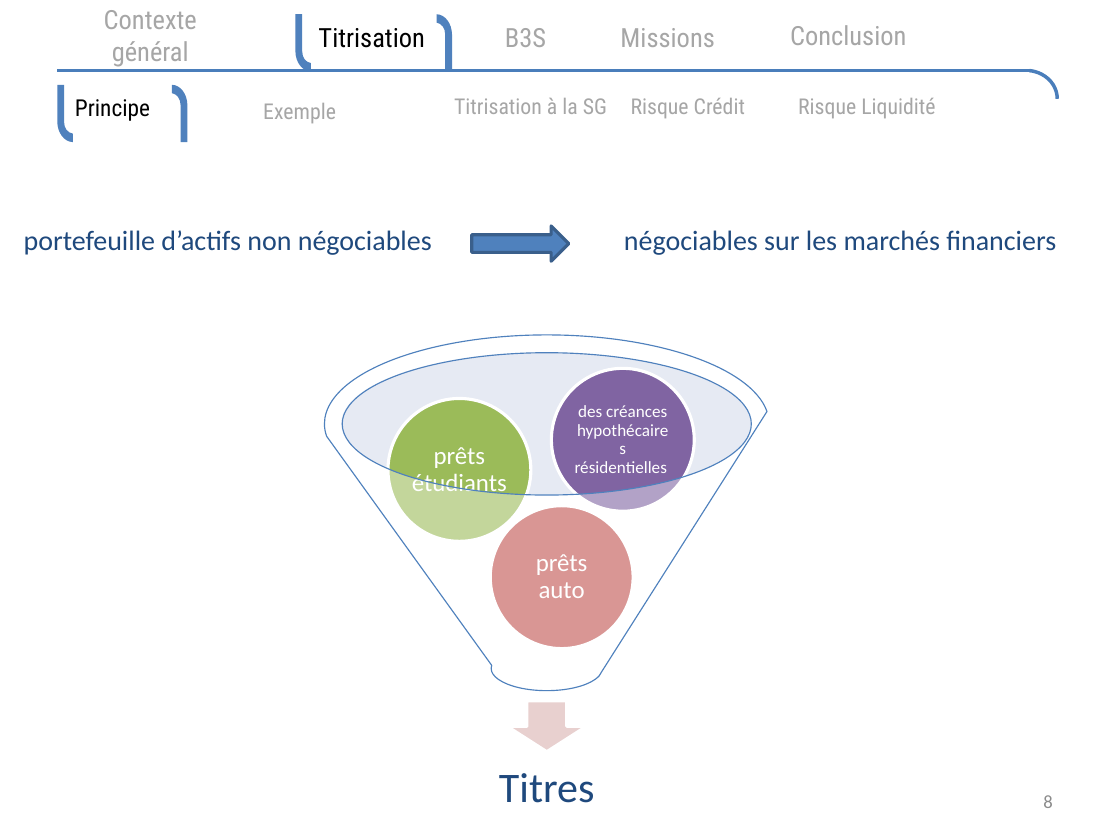
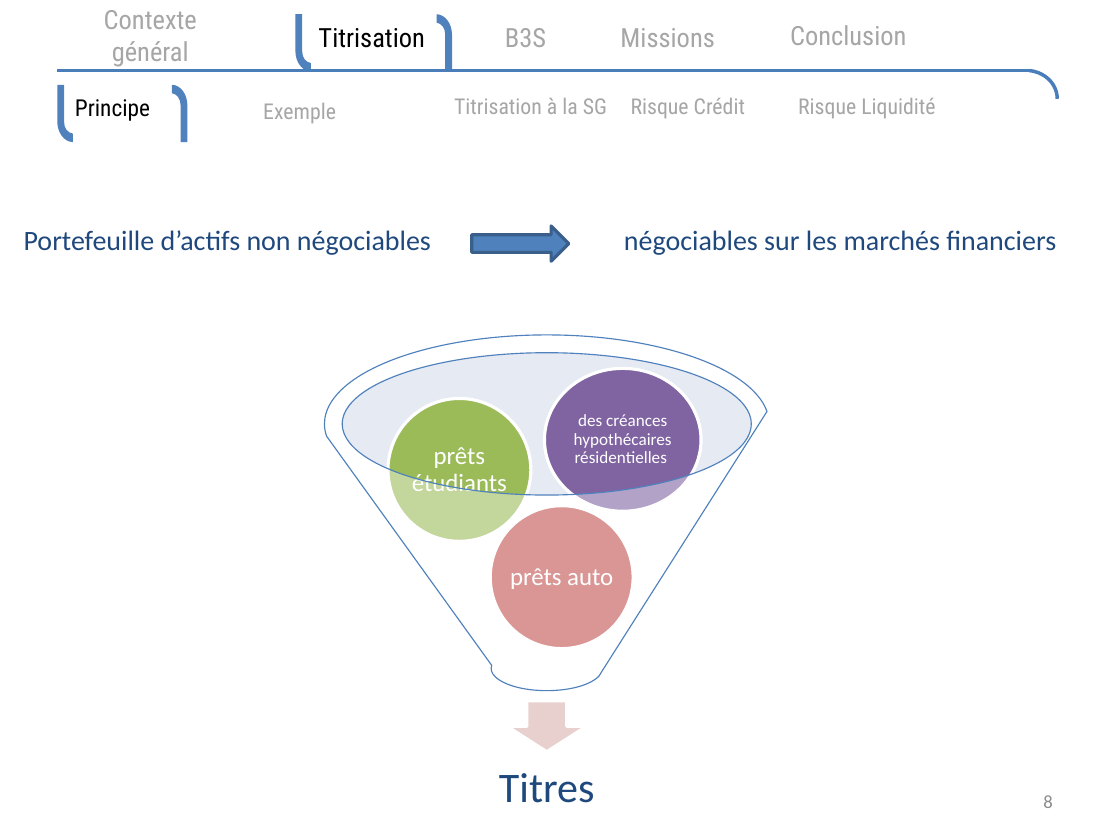
Before and after one commit to abdssamadsabri/hello-world, a slide deck: slide 8 of PFE_PRES (1).pptx. Drawn at 1120x840 pixels with LibreOffice and Linux fonts; fonts in the diff are those of the drawing. Boxes give left, top, right and bottom in pixels: in the first picture for what was removed or moved away, otherwise in the second. Text is boxed around its words. In the diff, an @@ line names an element or a change of style, - is before the commit and + after.

```diff
--- a/PFE_PRES (1).pptx
+++ b/PFE_PRES (1).pptx
@@ text at [24, 230, 431, 255]: text changed @@
-portefeuille d’actifs non négociables
+Portefeuille d’actifs non négociables
@@ text "des créances hypothécaires résidentielles" rewrapped from [575, 405, 667, 473] to [574, 414, 672, 463] @@
@@ ellipse: place and size @@
-ellipse at [551, 368, 694, 512]
+ellipse at [544, 368, 701, 512]
@@ text "prêts auto" rewrapped from [536, 554, 588, 598] to [510, 568, 613, 589] @@
```
Also in this commit, not shown: 14 other slides changed.
